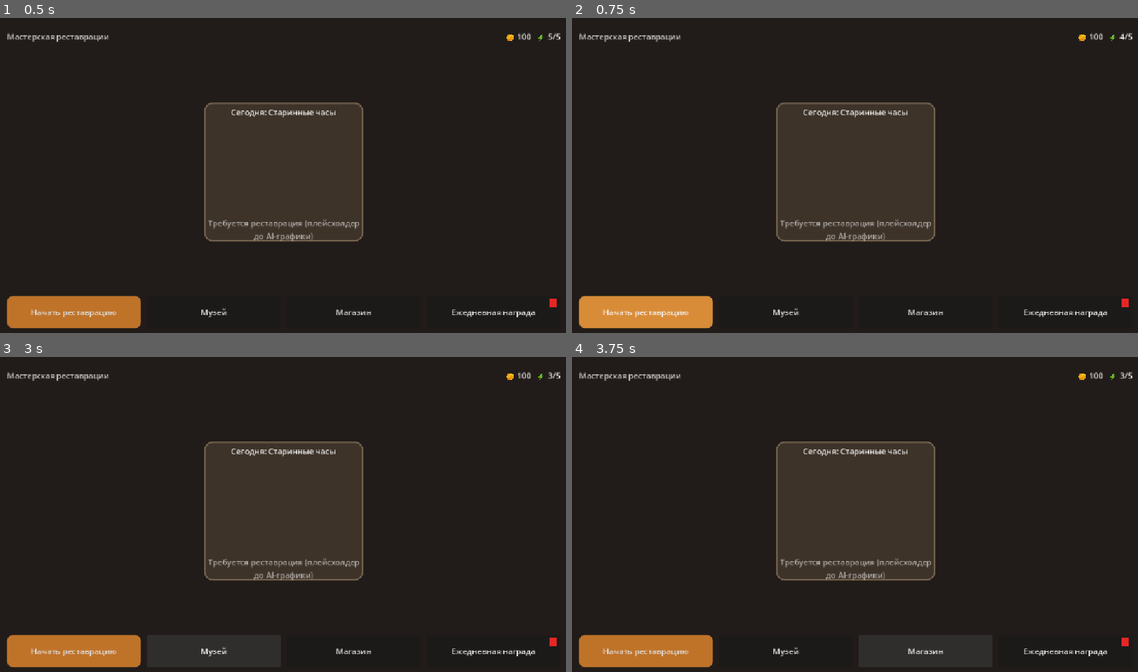
Above: before the commit, frames 1-4 (two rows, left to right).
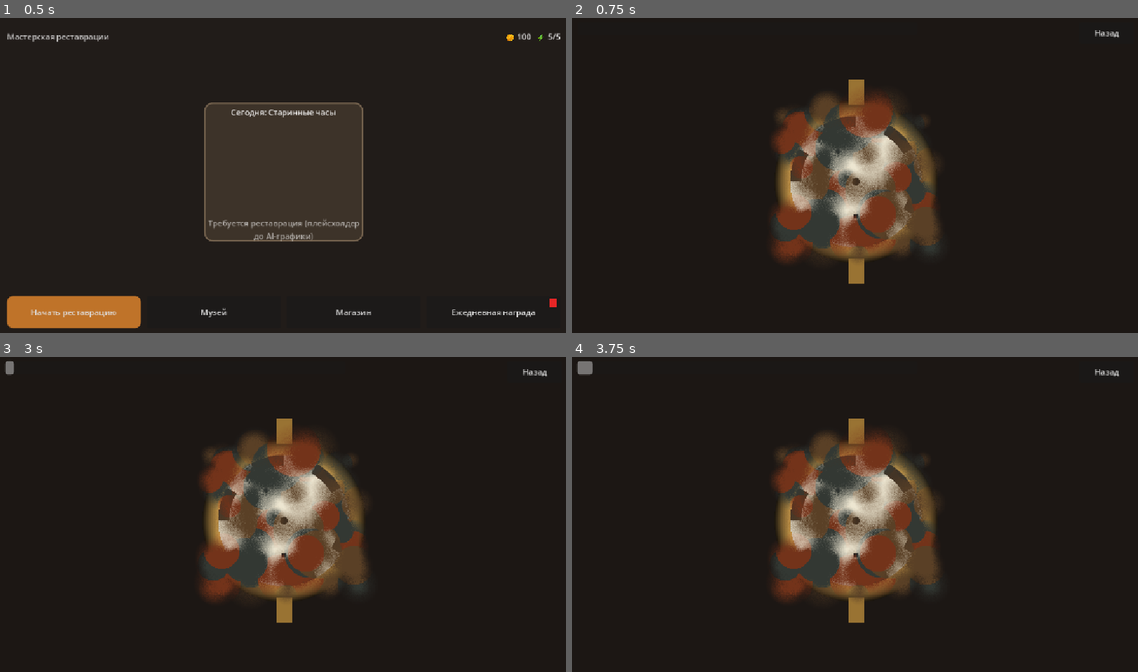
Above: after the commit, the same moments.

Repository: DAIMORE-CODE/architect
Game: Godot game, scene res://scenes/Main.tscn
The game is run twice, just before and just after one commit, with the same random seed, the same clock (stepped at 60 frames per second) and the same inputs.
Inputs (mouse positions are in pixels of both pictures, inside the frame that each line leads up to):
- Up to frame 1 (0.5 s): no input
- Up to frame 2 (0.75 s): click "Начать реставрацию" at 0.5 s
- Up to frame 3 (3 s): click (537, 372) at 1.25 s, where only the run after the commit has a clickable "Назад"; click "Начать реставрацию" at 2 s; click "Музей" at 2.75 s
- Up to frame 4 (3.75 s): click "Магазин" at 3.5 s

Frame 1 is identical in both runs. In frame 2, 14% of the frame differs, in the area x 1-100%, y 3-99%; in frame 3, 17%; in frame 4, 17%, in the area x 1-100%, y 1-99%.

Commit message:
feat: Step 3 - CleanStage mechanic (dirt erasing via Image alpha, mouse+touch input, erase_hits progress to 85%, stage_finished signal; procedural watch/dirt placeholders; Hub->Clean routing via clean_requested)

Diff:
--- /dev/null
+++ b/architect/scenes/gameplay/CleanStage.tscn
@@ -0,0 +1,101 @@
+[gd_scene load_steps=4 format=3 uid="uid://c1x7kq3m2v9ta"]
+
+[ext_resource type="Script" path="res://scripts/gameplay/CleanStage.gd" id="1_clean"]
+[ext_resource type="Texture2D" path="res://assets/items/watch_clean.png" id="2_watch"]
+[ext_resource type="Texture2D" path="res://assets/items/watch_dirt.png" id="3_dirt"]
+
+[node name="CleanStage" type="Control"]
+layout_mode = 3
+anchors_preset = 15
+anchor_right = 1.0
+anchor_bottom = 1.0
+grow_horizontal = 2
+grow_vertical = 2
+script = ExtResource("1_clean")
+
+[node name="Background" type="ColorRect" parent="."]
+layout_mode = 1
+anchors_preset = 15
+anchor_right = 1.0
+anchor_bottom = 1.0
+grow_horizontal = 2
+grow_vertical = 2
+mouse_filter = 2
+color = Color(0.11, 0.09, 0.08, 1)
+
+[node name="TopBar" type="HBoxContainer" parent="."]
+layout_mode = 1
+anchors_preset = 10
+anchor_right = 1.0
+offset_left = 16.0
+offset_top = 12.0
+offset_right = -16.0
+offset_bottom = 56.0
+grow_horizontal = 2
+theme_override_constants/separation = 16
+
+[node name="Progress" type="ProgressBar" parent="TopBar"]
+custom_minimum_size = Vector2(0, 28)
+layout_mode = 2
+size_flags_horizontal = 3
+size_flags_stretch_ratio = 1.4
+show_percentage = false
+step = 0.01
+max_value = 1.0
+
+[node name="Spacer" type="Control" parent="TopBar"]
+layout_mode = 2
+size_flags_horizontal = 3
+size_flags_stretch_ratio = 0.6
+
+[node name="BtnBack" type="Button" parent="TopBar"]
+custom_minimum_size = Vector2(110, 44)
+layout_mode = 2
+text_overrun_behavior = 3
+text = "Назад"
+
+[node name="WorkArea" type="Control" parent="."]
+layout_mode = 1
+anchors_preset = 15
+anchor_right = 1.0
+anchor_bottom = 1.0
+offset_top = 64.0
+grow_horizontal = 2
+grow_vertical = 2
+mouse_filter = 1
+
+[node name="ItemClean" type="TextureRect" parent="WorkArea"]
+layout_mode = 1
+anchors_preset = 8
+anchor_left = 0.5
+anchor_top = 0.5
+anchor_right = 0.5
+anchor_bottom = 0.5
+offset_left = -210.0
+offset_top = -280.0
+offset_right = 210.0
+offset_bottom = 280.0
+grow_horizontal = 2
+grow_vertical = 2
+mouse_filter = 2
+texture = ExtResource("2_watch")
+expand_mode = 1
+stretch_mode = 5
+
+[node name="DirtLayer" type="TextureRect" parent="WorkArea"]
+layout_mode = 1
+anchors_preset = 8
+anchor_left = 0.5
+anchor_top = 0.5
+anchor_right = 0.5
+anchor_bottom = 0.5
+offset_left = -210.0
+offset_top = -280.0
+offset_right = 210.0
+offset_bottom = 280.0
+grow_horizontal = 2
+grow_vertical = 2
+mouse_filter = 0
+texture = ExtResource("3_dirt")
+expand_mode = 1
+stretch_mode = 5
--- a/architect/scripts/Main.gd
+++ b/architect/scripts/Main.gd
@@ -19,6 +19,17 @@
 	var hub: Control = hub_scene.instantiate()
 	hub.name = "HubScreen"
 	add_child(hub)
+	# Подключаем мини-игру «Очистка» (Шаг 3): переход по сигналу Hub,
+	# возврат — кнопкой «Назад» внутри CleanStage (reload_current_scene).
+	var clean_scene := load("res://scenes/gameplay/CleanStage.tscn") as PackedScene
+	if clean_scene != null:
+		var on_clean := func() -> void:
+			var stage: Control = clean_scene.instantiate()
+			stage.name = "CleanStage"
+			add_child(stage)
+		hub.clean_requested.connect(on_clean)
+	else:
+		push_warning("Main: не удалось загрузить CleanStage.tscn (шаг 3)")
 	if status_label != null:
 		status_label.visible = false
 	if ad_test_button != null:
--- /dev/null
+++ b/architect/scripts/gameplay/CleanStage.gd
@@ -0,0 +1,119 @@
+extends Control
+## CleanStage — мини-игра «Очистка» (Шаг 3, ядро MVP).
+## Игрок водит пальцем/мышью по слою грязи и «стирает» её.
+## Механика тактильная: грязь хранится в Image с альфа-каналом,
+## кисть обнуляет альфа в радиусе brush_size, текстура обновляется через update().
+## Прогресс для MVP — приближённый: подсчёт успешных «стираний» (erase_hits),
+## полная попиксельная проверка — оптимизация позже (Timer каждые 0.5 сек).
+
+signal stage_finished(progress: float)
+
+@onready var dirt_texture_rect: TextureRect = $WorkArea/DirtLayer
+@onready var progress_bar: ProgressBar = $TopBar/Progress
+@onready var btn_back: Button = $TopBar/BtnBack
+
+var dirt_image: Image
+var is_erasing: bool = false
+var brush_size: float = 40.0
+var total_pixels: int = 0
+var clean_pixels: int = 0
+
+## Целевое количество «успешных стираний» для 100% прогресса.
+const TARGET_HITS: int = 50
+## Порог завершения этапа (85% по ТЗ).
+const COMPLETE_THRESHOLD: float = 0.85
+## Шаг растеризации следа кисти (меньше диаметра — сплошной след на свайпах).
+const DITHER_STEP_RATIO: float = 0.6
+
+var _erase_hits: int = 0
+var _finished: bool = false
+var _last_erase_pos: Vector2 = Vector2.INF
+
+func _ready() -> void:
+	# get_image() возвращает копию — исходная импорт-текстура не мутируется.
+	dirt_image = dirt_texture_rect.texture.get_image()
+	if dirt_image == null:
+		push_error("CleanStage: у DirtLayer отсутствует текстура Image")
+		return
+	if dirt_image.is_compressed():
+		dirt_image.decompress()
+	if dirt_image.get_format() != Image.FORMAT_RGBA8:
+		dirt_image.convert(Image.FORMAT_RGBA8)
+	total_pixels = dirt_image.get_width() * dirt_image.get_height()
+	progress_bar.value = 0.0
+	btn_back.pressed.connect(_on_back_pressed)
+
+func _input(event: InputEvent) -> void:
+	if _finished:
+		return
+	# Мышь (ПК): press/release + motion при зажатой ЛКМ.
+	if event is InputEventMouseButton and event.button_index == MOUSE_BUTTON_LEFT:
+		is_erasing = event.pressed
+		if event.pressed:
+			_try_erase(event.global_position)
+		return
+	# Тач (мобильные): касание + драги.
+	if event is InputEventScreenTouch:
+		is_erasing = event.pressed
+		if event.pressed:
+			_try_erase(event.position)
+		return
+	if event is InputEventScreenDrag and is_erasing:
+		_try_erase(event.position)
+
+func _try_erase(global_pos: Vector2) -> void:
+	var local_pos: Vector2 = dirt_texture_rect.get_global_transform_with_canvas().affine_inverse() * global_pos
+	if not Rect2(Vector2.ZERO, dirt_texture_rect.size).has_point(local_pos):
+		return
+	# Интерполяция между предыдущей и текущей точкой — непрерывный след
+	# даже при быстрых свайпах на мобильных.
+	var dist: float = local_pos.distance_to(_last_erase_pos) if _last_erase_pos.x < INF * 0.5 else 0.0
+	var step: float = maxf(brush_size * DITHER_STEP_RATIO, 2.0)
+	if dist > step:
+		var steps := int(dist / step) + 1
+		for i in range(1, steps + 1):
+			_erase_circle(_last_erase_pos.lerp(local_pos, float(i) / float(steps)))
+	else:
+		_erase_circle(local_pos)
+	_last_erase_pos = local_pos
+	_erase_hits += 1
+	_update_progress()
+
+func _erase_circle(center: Vector2) -> void:
+	var cx: int = int(center.x)
+	var cy: int = int(center.y)
+	var r: int = int(brush_size)
+	var transparent := Color(0, 0, 0, 0)
+	var r_sq: int = r * r
+	# Ограничиваем цикл границами изображения — set_pixel вне границ недопустим.
+	var x0: int = maxi(cx - r, 0)
+	var x1: int = mini(cx + r, dirt_image.get_width() - 1)
+	var y0: int = maxi(cy - r, 0)
+	var y1: int = mini(cy + r, dirt_image.get_height() - 1)
+	var erased_any := false
+	for y in range(y0, y1 + 1):
+		var dy: int = y - cy
+		for x in range(x0, x1 + 1):
+			var dx: int = x - cx
+			if dx * dx + dy * dy <= r_sq and dirt_image.get_pixel(x, y).a > 0.0:
+				dirt_image.set_pixel(x, y, transparent)
+				erased_any = true
+	if erased_any:
+		dirt_texture_rect.texture.update(dirt_image)
+
+func _update_progress() -> void:
+	var progress: float = minf(float(_erase_hits) / float(TARGET_HITS), 1.0)
+	progress_bar.value = progress
+	if progress >= COMPLETE_THRESHOLD and not _finished:
+		_finish_stage(progress)
+
+func _finish_stage(progress: float) -> void:
+	_finished = true
+	is_erasing = false
+	set_process_input(false)
+	print("[STUB] Очистка завершена на 85%+. Переход к следующему этапу")
+	stage_finished.emit(progress)
+
+func _on_back_pressed() -> void:
+	# Шаг 3: возврат в Hub через перезагрузку корневой сцены (роутер Main.tscn).
+	get_tree().reload_current_scene()
--- a/architect/scripts/screens/HubScreen.gd
+++ b/architect/scripts/screens/HubScreen.gd
@@ -6,6 +6,9 @@
 ## ВАЖНО (код-ревью): HUD_TopBar — единственный источник истины для монет и
 ## энергии; HubScreen НЕ трогает их лейблы напрямую. Подписка на сигналы —
 ## в _enter_tree(), отписка — в _exit_tree() (без утечек при смене экранов).
+
+## Сигнал перехода на этап очистки (подключается роутером Main.gd, Шаг 3).
+signal clean_requested
 
 # --- Привязка узлов (явные пути, @onready вместо @export) -------------------
 
@@ -81,8 +84,9 @@
 		print("[STUB] Показать диалог нехватки энергии")
 		return
 	GameData.spend_energy()
-	# Экран очистки (мини-игра «Очистка», старые часы) реализуем на Шаге 3.
+	# Шаг 3: переход на мини-игру «Очистка» — сигнал подхватывает роутер Main.gd.
 	print("[STUB] Переход на экран очистки")
+	clean_requested.emit()
 
 func _on_museum_pressed() -> void:
 	# Музей — Шаг 5.
Binary file added: architect/assets/items/watch_clean.png
Binary file added: architect/assets/items/watch_dirt.png
